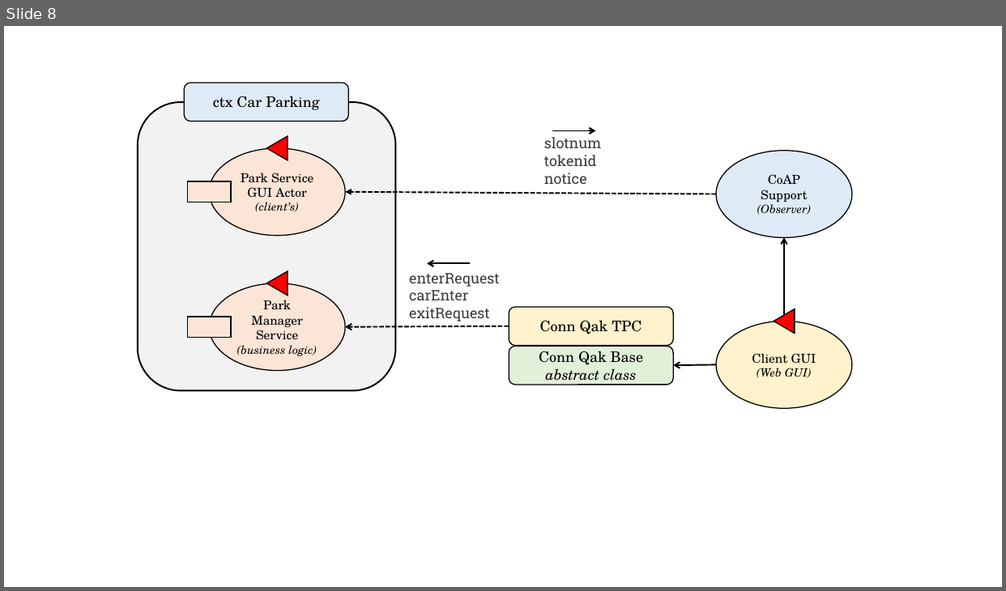
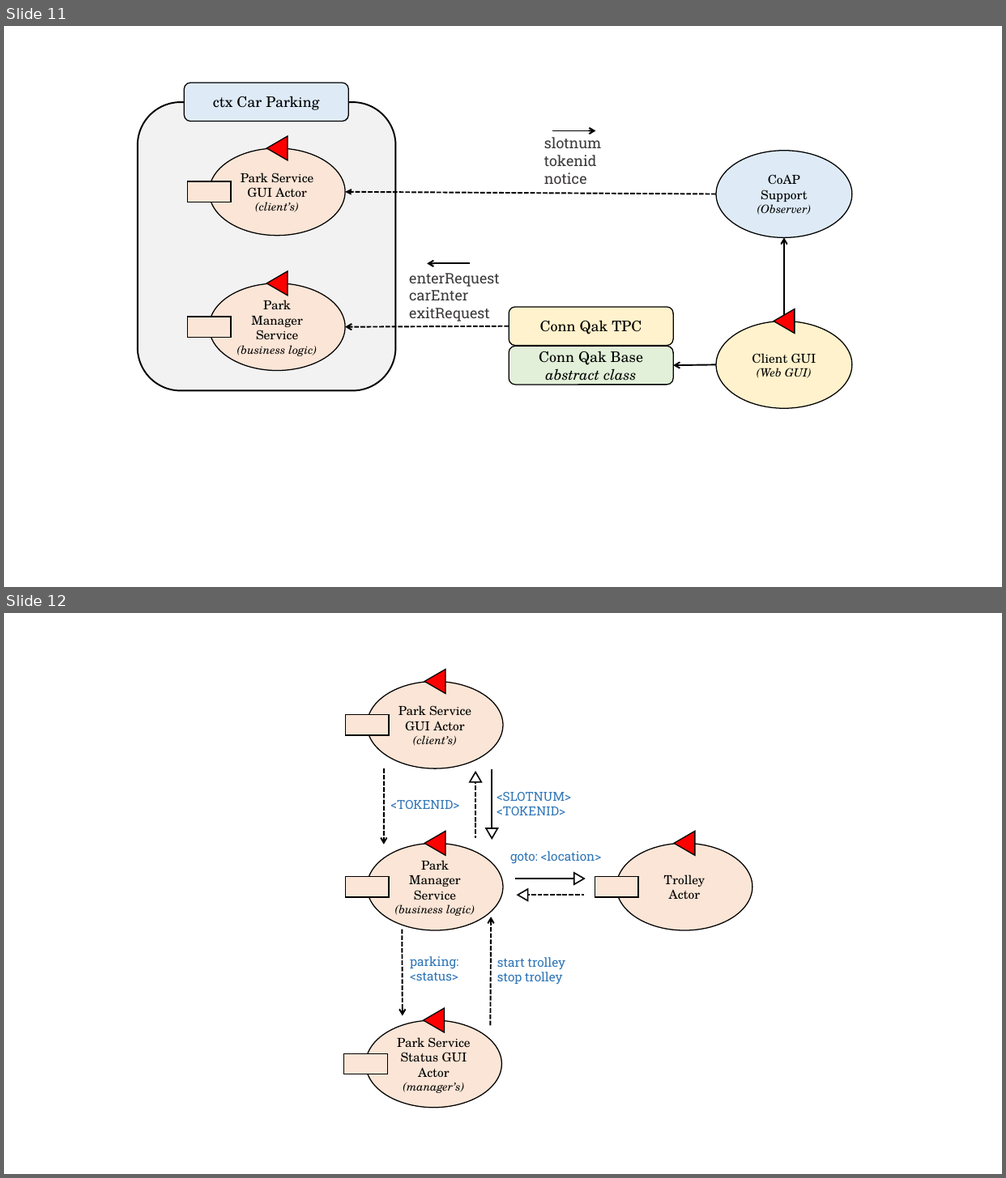
Before and after one commit to JackFantaz/Automated-Car-Parking, a slide deck: userDocs/img/final_task_schema.pptx. Shown one above the other, each under a label of ours: slide 8 before the commit, slides 11 and 12 after it. The pictures are 1006x591 and 1006x1178 pixels, drawn with LibreOffice and Linux fonts; fonts in the diff are those of the drawing. Boxes give left, top, right and bottom in pixels: in the first picture for what was removed or moved away, otherwise in the second. Text is boxed around its words. In the diff, an @@ line names an element or a change of style, - is before the commit and + after.

```diff
--- a/userDocs/img/final_task_schema.pptx
+++ b/userDocs/img/final_task_schema.pptx
@@ slide 12 added at (x1=4, y1=613, x2=1002, y2=1174), background #FFFFFF @@
@@ ellipse added at (x1=367, y1=681, x2=503, y2=769), fill #FBE5D6, outline #000000 1 pt, 12 pt, text #000000 @@
+Park Service GUI Actor
+(client’s)
@@ triangle added at (x1=424, y1=669, x2=445, y2=693), fill #FF0000, outline #000000 1 pt @@
@@ rectangle added at (x1=345, y1=715, x2=389, y2=736), fill #FBE5D6, outline #000000 1 pt @@
@@ arrow added from (385, 769) to (384, 845), #000000 1.5 pt dashed @@
@@ group added at (x1=470, y1=769, x2=498, y2=838): 2 lines, 2 triangles @@
@@ text added at (x1=390, y1=800, x2=459, y2=809), 12 pt, text #2E75B6 @@
+<TOKENID>
@@ text added at (x1=496, y1=792, x2=571, y2=815), 12 pt, text #2E75B6 @@
+<SLOTNUM>
+<TOKENID>
@@ ellipse added at (x1=367, y1=844, x2=503, y2=931), fill #FBE5D6, outline #000000 1 pt, 12 pt, text #000000 @@
+Park Manager Service
+(business logic)
@@ triangle added at (x1=424, y1=832, x2=445, y2=855), fill #FF0000, outline #000000 1 pt @@
@@ text added at (x1=510, y1=851, x2=602, y2=864), 12 pt, text #2E75B6 @@
+goto: <location>
@@ ellipse added at (x1=616, y1=844, x2=752, y2=931), fill #FBE5D6, outline #000000 1 pt, 12 pt, text #000000 @@
+Trolley
+Actor
@@ triangle added at (x1=674, y1=832, x2=695, y2=855), fill #FF0000, outline #000000 1 pt @@
@@ rectangle added at (x1=345, y1=876, x2=389, y2=897), fill #FBE5D6, outline #000000 1 pt @@
@@ rectangle added at (x1=594, y1=876, x2=638, y2=897), fill #FBE5D6, outline #000000 1 pt @@
@@ group added at (x1=515, y1=872, x2=585, y2=901): 2 lines, 2 triangles @@
@@ arrow added from (491, 1025) to (492, 917), #000000 1.5 pt dashed @@
@@ arrow added from (403, 930) to (403, 1016), #000000 1.5 pt dashed @@
@@ text added at (x1=410, y1=956, x2=458, y2=981), 12 pt, text #2E75B6 @@
+parking:
+<status>
@@ text added at (x1=497, y1=957, x2=566, y2=985), 12 pt, text #2E75B6 @@
+start trolley
+stop trolley
@@ ellipse added at (x1=365, y1=1020, x2=502, y2=1108), fill #FBE5D6, outline #000000 1 pt, 12 pt, text #000000 @@
+Park Service Status GUI Actor
+(manager’s)
@@ triangle added at (x1=424, y1=1008, x2=444, y2=1033), fill #FF0000, outline #000000 1 pt @@
@@ rectangle added at (x1=344, y1=1054, x2=387, y2=1075), fill #FBE5D6, outline #000000 1 pt @@
@@ what was slide 8 is now slide 11 @@
```
Also in this commit, not shown: 3 other slides added, 1 other file.
